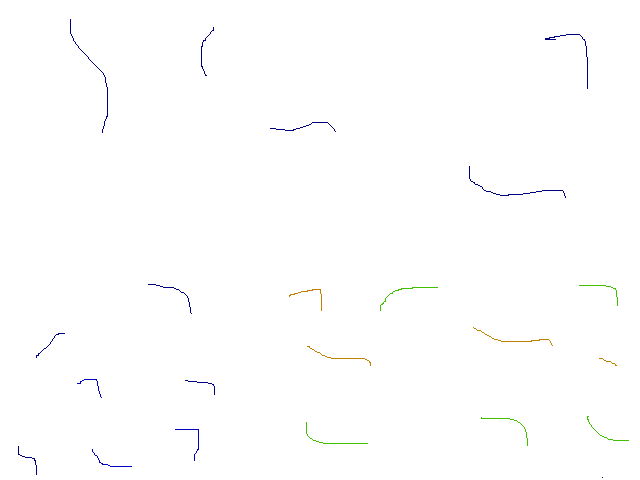
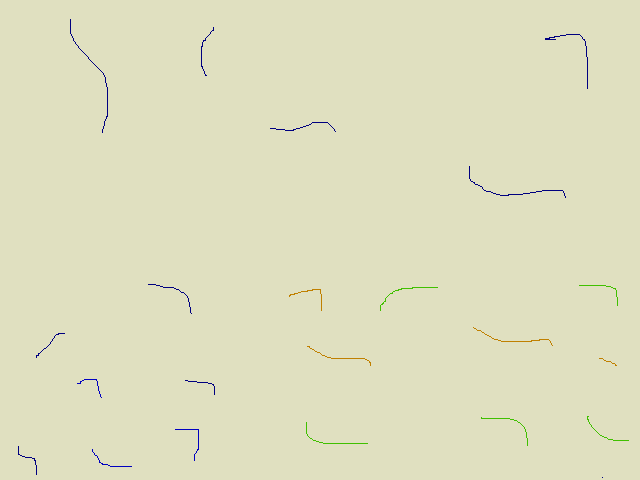
Layered file, before and after one edit (640 × 480). Changes by layer:
painted on "Background" over box(0, 0, 640, 480)
painted on "21_randomLow.png" over box(0, 0, 640, 480)
